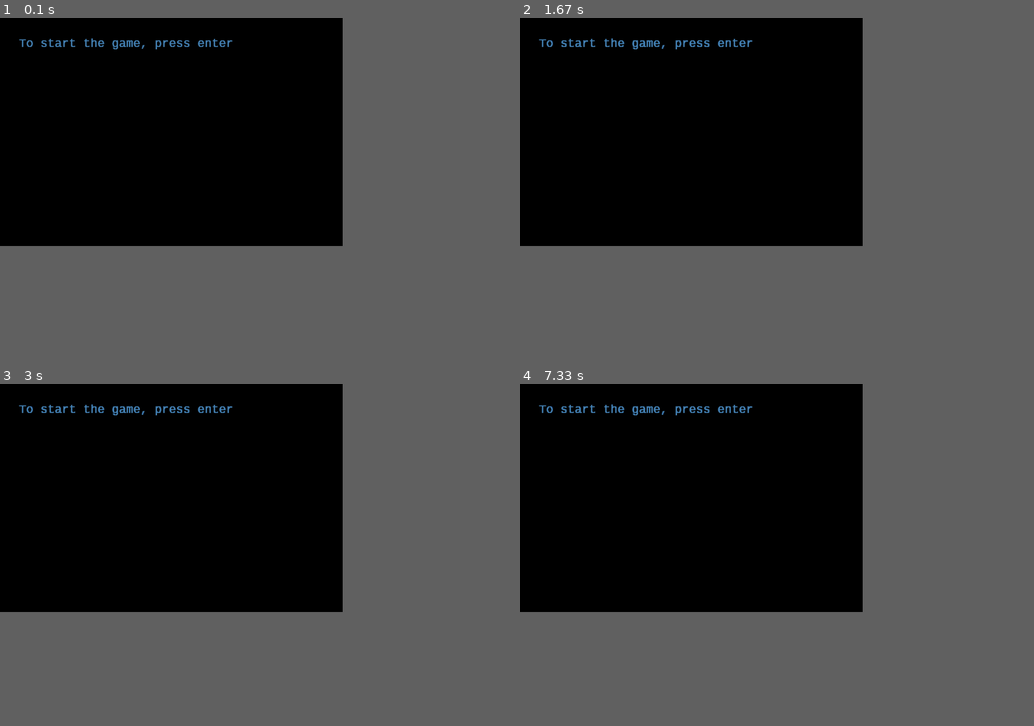
Above: before the commit, frames 1-4 (two rows, left to right).
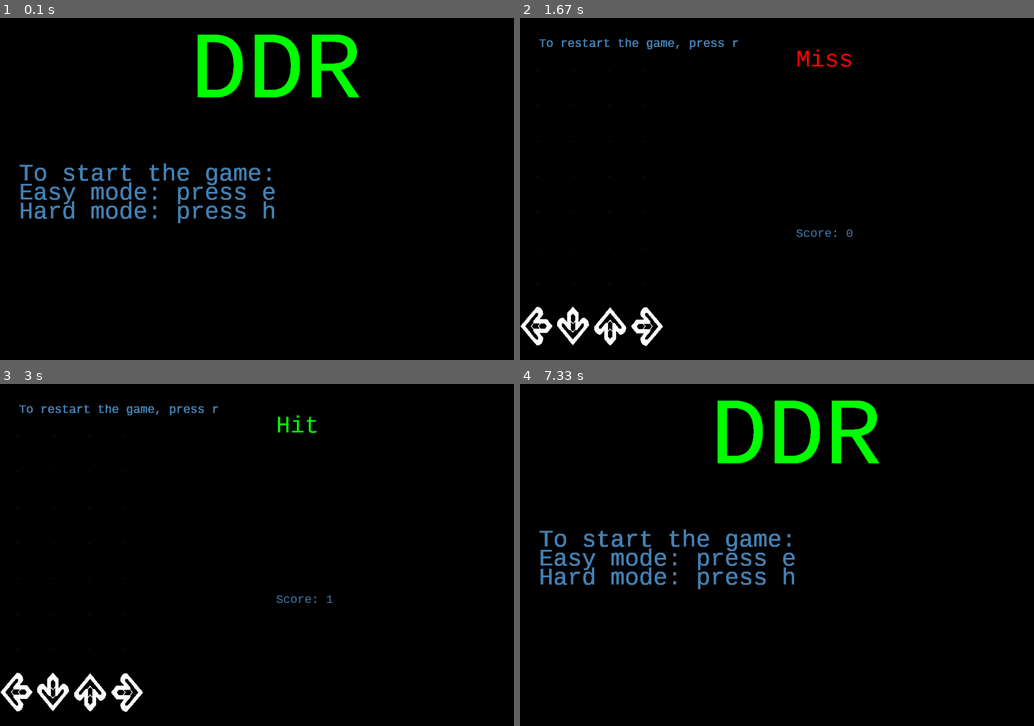
Above: after the commit, the same moments.

Repository: Jlam7995/DDR
Game: pygame game, started from DDR.py
The game is run twice, just before and just after one commit, with the same random seed, the same clock (stepped at 60 frames per second) and the same inputs.
Inputs:
- Up to frame 1 (0.1 s): no input
- Up to frame 2 (1.67 s): tap E at 0.33 s; hold Right 0.67-1.13 s; hold Up 1.17-1.52 s
- Up to frame 3 (3 s): hold Left 2.05-2.65 s; hold Down from 2.68 s (still down)
- Up to frame 4 (7.33 s): release Down at 3.57 s; hold Left 3.6-4.57 s; hold Up 4.6-5.67 s; hold Right 5.7-6.83 s; tap R at 6.87 s
In our replay, the window is 600x400 before the commit and 900x600 after it. These sizes can differ from the game's own. Grey fills any space a smaller window leaves; there, only what the larger window draws over its background counts as a difference.

The runs differ from the first frame. In frame 1, 5.4% of the frame differs, in the area x 3-70%, y 4-60%; in frame 2, 1.9%; in frame 3, 1.8%; in frame 4, 5.4%.

Commit message:
Updated timing on scoring

Diff:
--- a/DDR.py
+++ b/DDR.py
@@ -3,23 +3,36 @@
 import time
 from time import sleep
 
-def beats():
+def beats(i):
   list = [random.randint(0,1), random.randint(0,1), random.randint(0,1), random.randint(0,1)]
-  while list.count(1) > 2:
-    change = random.randint(0, list.count(1)-1)
-    #so if change is 3, that's only if all are 1s
-    #if change is 2, then if the 3rd isn't, the 4th has to be
-    while (list[change] != 1):
-      change += 1
-    list[change] = 0
+  if i == 0:
+    while list.count(1) > 2:
+      change = random.randint(0, list.count(1)-1)
+      #so if change is 3, that's only if all are 1s
+      #if change is 2, then if the 3rd isn't, the 4th has to be
+      while (list[change] != 1):
+        change += 1
+      list[change] = 0
+  elif i == 1:
+    while list.count(1) > 1:
+      change = random.randint(0, list.count(1)-1)
+      #so if change is 3, that's only if all are 1s
+      #if change is 2, then if the 3rd isn't, the 4th has to be
+      while (list[change] != 1):
+        change += 1
+      list[change] = 0
   return list
 
-def beatmap():
+def beatmap(i):
   beatmap = []
-  for x in range(0,23):
+  #need 24 blank beats
+  for x in range(0,24):
     beatmap.append([0,0,0,0])
+  #for testing
+  #for x in range(0,5):
+    #beatmap.append([1,1,1,1])
   for x in range(0,432):
-    beatmap.append(beats())
+    beatmap.append(beats(i))
   for x in range(0,4):
     beatmap.append([0,0,0,0])
   beatmap.reverse()
@@ -27,40 +40,37 @@
 
 def printsprite(i, j):
   blank = pygame.image.load("images/blank.png").convert_alpha()
-  blank = pygame.transform.scale(blank, (25, 25))
-  hold = pygame.image.load("images/arrow-emptier.png")
-  hold = pygame.transform.scale(hold, (115, 25))
+  blank = pygame.transform.scale(blank, (75, 75))
+  empty = pygame.image.load("images/arrow-emptier.png")
+  empty = pygame.transform.scale(empty, (300, 100))
   left = pygame.image.load("images/arrow-left.png").convert_alpha()
-  left = pygame.transform.scale(left, (25, 25))
+  left = pygame.transform.scale(left, (80, 100))
   up = pygame.image.load("images/arrow-up.png").convert_alpha()
-  up = pygame.transform.scale(up, (25, 25))
+  up = pygame.transform.scale(up, (80, 100))
   down = pygame.image.load("images/arrow-down.png").convert_alpha()
-  down = pygame.transform.scale(down, (25, 25))
+  down = pygame.transform.scale(down, (80, 100))
   right = pygame.image.load("images/arrow-right.png").convert_alpha()
-  right = pygame.transform.scale(right, (25, 25))
-  screen.blit(hold, (0, 400))
-  pygame.display.flip()
+  right = pygame.transform.scale(right, (80, 100))
+  screen.blit(empty, (0, 600))
   if bm[i][j] == 1:
     if j == 0:
-      screen.blit(left, ((j * 30), 400 + (i - n) * 30))
+      screen.blit(left, ((j * 75), 600 + (i - n) * 75))
     elif j == 1:
-      screen.blit(down, ((j * 30), 400 + (i - n) * 30))
+      screen.blit(down, ((j * 75), 600 + (i - n) * 75))
     elif j == 2:
-      screen.blit(up, ((j * 30), 400 + (i - n) * 30))
+      screen.blit(up, ((j * 75), 600 + (i - n) * 75))
     elif j == 3:
-      screen.blit(right, ((j * 30), 400 + (i - n) * 30))
+      screen.blit(right, ((j * 75), 600 + (i - n) * 75))
   else:
-    #print("red")
-    screen.blit(blank, ((j * 30), 400 + (i - n) * 30))
+    screen.blit(blank, ((j * 75), 600 + (i - n) * 75))
 
 pygame.init()
-screen = pygame.display.set_mode((720, 480))
+screen = pygame.display.set_mode((1080, 720))
 #implicitly creates surface to blit to
 pygame.display.set_caption('DDR')
 running = True
 
 pygame.mixer.music.load("Love_Story_8Bit.mp3")
-bm = beatmap()
 x = True
 running = True
 begin = True
@@ -68,40 +78,60 @@
   for event in pygame.event.get():
       if event.type == pygame.QUIT:
           running = False
-
   interval = .5
+  #I hate this interval. something is wrong. maybe around .4
   score = 0
-  n = len(bm)-1
   #for setup as global variable
   check = [0, 0, 0, 0]
-  mybigfont = pygame.font.SysFont("monospace", 25)
-  mybigbigfont = pygame.font.SysFont("monospace", 100)
-  myfont = pygame.font.SysFont("monospace", 10)
+  mybigfont = pygame.font.SysFont("monospace", 50)
+  titlefont = pygame.font.SysFont("monospace", 200)
+  myfont = pygame.font.SysFont("monospace", 25)
   blue = (70, 130, 180)
+  red = (255, 8, 0)
+  green = (0, 255, 0)
   if begin == True:
     start = time.time()
-    gamestart = mybigfont.render("To start the game, press enter", 1, blue)
-    screen.blit(gamestart, (40, 40))
+    title = titlefont.render("DDR", 1, green)
+    gamestart = mybigfont.render("To start the game:", 1, blue)
+    screen.blit(title, (400, 0))
+    screen.blit(gamestart, (40, 300))
+    offset = 0.3
+    start2 = start + offset
+  gameeasy = mybigfont.render("Easy mode: press e", 1, blue)
+  gamehard = mybigfont.render("Hard mode: press h", 1, blue)
+  screen.blit(gameeasy, (40, 340))
+  screen.blit(gamehard, (40, 380))
+  miss = mybigfont.render("Miss", 1, red)
+  hit = mybigfont.render("Hit", 1, green)
   pygame.display.flip()
   for event in pygame.event.get():
     if event.type == pygame.KEYDOWN:
-      if event.key == pygame.K_RETURN:
+      if event.key == pygame.K_e or event.key == pygame.K_h:
+        if event.key == pygame.K_e:
+          bm = beatmap(1)
+        elif event.key == pygame.K_h:
+          bm = beatmap(0)
+        n = len(bm)-1
         screen.fill((0,0,0))
         pygame.mixer.music.play()
-        #HM idk why it's 8, but it works lol
-        while n > 8 or x == False:
+        #HM idk why it's 6, but it works lol
+        while n > 6 or x == False:
           restart = myfont.render("To restart the game, press r", 1, blue)
-          screen.blit(restart, (500, 400))
+          screen.blit(restart, (40, 40))
           for event in pygame.event.get():
             if event.type == pygame.KEYDOWN:
               if event.key == pygame.K_LEFT:
                 check[0] = 1
+                print("left")
               elif event.key == pygame.K_DOWN:
                 check[1] = 1
+                print("down")
               elif event.key == pygame.K_UP:
                 check[2] = 1
+                print("up")
               elif event.key == pygame.K_RIGHT:
                 check[3] = 1
+                print("right")
               if event.key == pygame.K_r:
                 score = 0
                 screen.fill((0,0,0))
@@ -110,6 +140,7 @@
                 pygame.mixer.music.stop()
                 break
                 #breaks me out of if2
+            #print(time.time()-start)
             if x == False:
               break
               #breaks me out of for
@@ -118,27 +149,32 @@
             break
             #breaks me out of while n
           if time.time()-start>=interval:
+            n -= 1
+            screen.fill((0,0,0))
+            for i in range(n, n-8, -1):
+              for j in range (4):
+                printsprite(i,j)
+            start = time.time()
+          if time.time()-start2>=interval:
+            print("should be" + str(bm[n]))
+            print("pressing" + str(check))
             if bm[n] == check:
               score +=1
-            #print(score)
+              screen.blit(hit, (580, 60))
+            else:
+              screen.blit(miss, (580, 60))
             pygame.draw.rect(screen,(0, 0, 0),pygame.Rect(580, 440, 140, 40))
             scoring = myfont.render("Score: " + str(score), 1, blue)
             screen.blit(scoring, (580, 440))
-            n -= 1
-            #print (time.time()-start)
-            for i in range(n, n-10, -1):
-              for j in range (4):
-                printsprite(i,j)
-              pygame.display.flip()
-            start = time.time()
+            pygame.display.flip()
+            start2 = start + offset
             #to clear value for checking score
             check = [0, 0, 0, 0]
-            screen.fill((0,0,0))
-        if n == 8:
+        if n == 6:
           #running = False
           begin = False
           gameend = mybigfont.render("To restart the game, press enter", 1, blue)
-          score = mybigbigfont.render("Score: " + str(score), 1, blue)
+          score = titlefont.render("Score: " + str(score), 1, blue)
           screen.fill((0,0,0))
           screen.blit(gameend, (40, 40))
           screen.blit(score, (160, 160))
@@ -150,8 +186,7 @@
   #extra credit
   #maybe handmake beatmap
   #maybe save high scores - local
+  #combo?
 
 pygame.quit()
 quit()
-
-#don't know how to draw a caret :P
